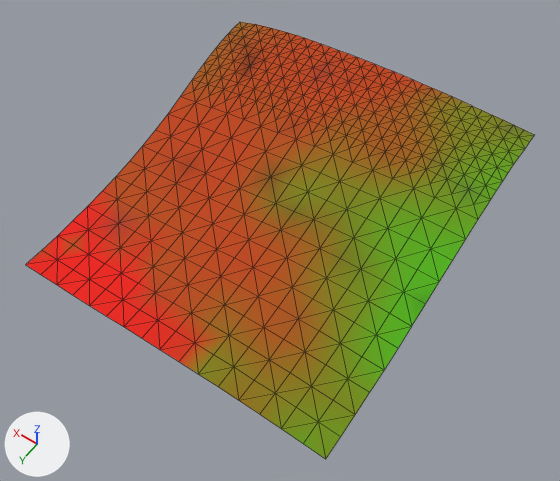
An edit to the glTF model games/yorimichi/assets/belmonte/meshes/SM_BM_BT_Terrain_1_6.glb, drawn before and after from the same camera.
Rendered twice from a 50 mm lens placed at (-851.0, 1353.0, 466.0), pointed at (-656.0, 1080.0, 37.0). The lights are fixed; the arrows at lower left show +X, +Y and +Z. The first picture is the older version. Mesh edges are drawn as thin lines.

Names of what the first picture shows: 'SM_BM_BT_Terrain_1_6'.
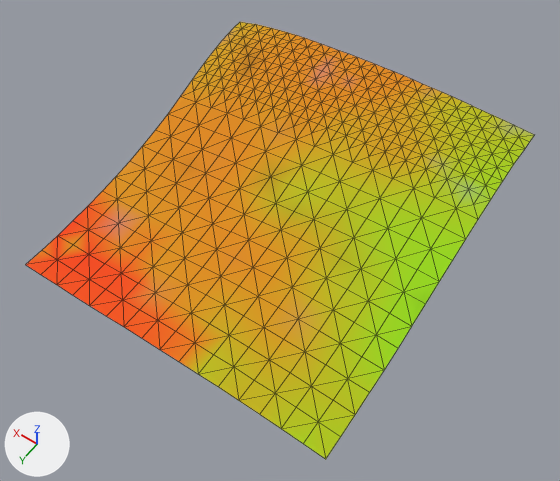
The change, as a diff of the scene's bpy script:
```diff
--- a/games/yorimichi/assets/belmonte/meshes/SM_BM_BT_Terrain_1_6.glb.py
+++ b/games/yorimichi/assets/belmonte/meshes/SM_BM_BT_Terrain_1_6.glb.py
@@ me_sm_bt_terrain_1_6 @@
 me_sm_bt_terrain_1_6.from_pydata(...)  # 517 vertices, 944 faces; spans x -768.0..-512.0, y 936.0..1192.0, z 19.0..91.0
 # used by ob_sm_bm_bt_terrain_1_6; location = (0.0, 0.0, 0.0)
+# me_sm_bt_terrain_1_6 part 1: 443 faces centred in x -678.0..-515.0, y 938.0..1186.0, z 19.0..90.0 are repainted in the vertex colours; the middle colour goes from orange #bc4100 to orange #df8a00
+# me_sm_bt_terrain_1_6 part 2: 230 faces centred in x -715.0..-515.0, y 938.0..1181.0, z 30.0..91.0 are repainted in the vertex colours; the middle colour goes from brown #a75600 to yellow #d39d00
+# me_sm_bt_terrain_1_6 part 3: 166 faces centred in x -766.0..-635.0, y 938.0..1186.0, z 30.0..90.0 are repainted in the vertex colours; the middle colour goes from yellow #827c00 to yellow #bdb900
+# me_sm_bt_terrain_1_6 part 4: 105 faces centred in x -766.0..-710.0, y 946.0..1186.0, z 31.0..89.0 are repainted in the vertex colours; the middle colour goes from green #659800 to green #a9cb00
 me_sm_bt_terrain_1_6.materials.append(mat_bm_000_m_terrain_013)
```

Boxes (x1, y1, x2, y2) around the edits, measured in the pictures (560 x 481 px):
part 1 of me_sm_bt_terrain_1_6, recoloured (lighter)
    both: (26, 28, 422, 374)
part 2 of me_sm_bt_terrain_1_6, recoloured (brown to yellow)
    both: (192, 22, 452, 374)
part 3 of me_sm_bt_terrain_1_6, recoloured (lighter)
    both: (199, 97, 534, 429)
part 4 of me_sm_bt_terrain_1_6, recoloured (lighter)
    both: (282, 137, 529, 459)
